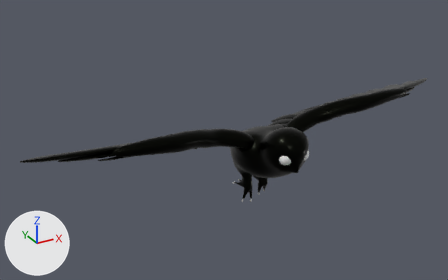
The FBX model Assets/Tudo_do_cenario/3D/Personagens e Inimigos/Rasga Mortalha/RasgaMortalha.fbx, before and after one commit.
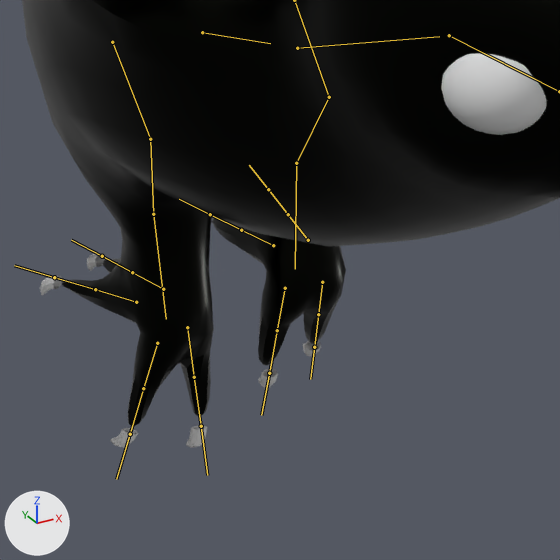
There are two pictures of each version: one whole from a 50 mm lens placed at (-1.63, -1.91, 4.87), pointed at (-0.15, 0.78, 3.52), one close up on the part from 51% to 65% of the width and 54% to 77% of the height. Lighting does not change. The marker at lower left points along +X, +Y and +Z. Both versions are drawn at frame 10 of the action 'Hit.001'; the numbers are the values there. The bones that bend it are drawn over the model as lines in the close-ups.

Names of what the first close-up shows: 'Retopo_Body.001'.
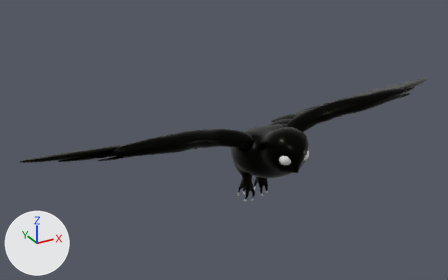
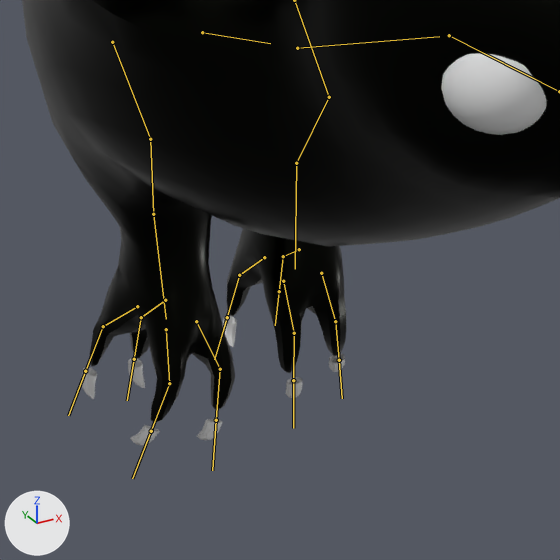
Where the change shows, as pixel boxes (x1, y1, x2, y2) in the close-ups (560 x 560 px):
'Retopo_Body.001', posed
    before: (22, 0, 560, 448)
    after: (22, 0, 560, 446)
bone 'Bone.010.L', root to tip
    before: (285, 288) to (277, 330)
    after: (283, 281) to (294, 333)
bone 'Bone.010.L.001', root to tip
    before: (277, 330) to (269, 373)
    after: (294, 333) to (293, 380)
bone 'Bone.011.L', root to tip
    before: (322, 282) to (318, 314)
    after: (321, 273) to (335, 321)
bone 'Bone.011.L.001', root to tip
    before: (318, 314) to (314, 347)
    after: (335, 321) to (339, 360)
bone 'Bone.012.L', root to tip
    before: (308, 240) to (288, 214)
    after: (299, 249) to (283, 256)
bone 'Bone.012.L.001', root to tip
    before: (288, 214) to (268, 189)
    after: (283, 256) to (279, 291)
bone 'Bone.013.L', root to tip
    before: (273, 245) to (241, 230)
    after: (264, 257) to (239, 275)
bone 'Bone.013.L.001', root to tip
    before: (241, 230) to (210, 214)
    after: (239, 275) to (227, 317)
bone 'Bone.010.R', root to tip
    before: (187, 327) to (194, 377)
    after: (196, 321) to (220, 369)
bone 'Bone.010.R.001', root to tip
    before: (194, 377) to (201, 426)
    after: (220, 369) to (216, 420)
bone 'Bone.011.R', root to tip
    before: (157, 343) to (143, 388)
    after: (166, 329) to (169, 383)
bone 'Bone.011.R.001', root to tip
    before: (143, 388) to (130, 434)
    after: (169, 383) to (151, 431)
bone 'Bone.012.R', root to tip
    before: (136, 302) to (95, 289)
    after: (137, 306) to (103, 326)
bone 'Bone.012.R.001', root to tip
    before: (95, 289) to (54, 277)
    after: (103, 326) to (85, 371)
bone 'Bone.013.R', root to tip
    before: (163, 289) to (132, 272)
    after: (165, 300) to (141, 317)
bone 'Bone.013.R.001', root to tip
    before: (132, 272) to (102, 256)
    after: (141, 317) to (134, 359)

The change in detail:
Bone 'Bone.010.L' (bone_bone_010_l) moves from (-0.01, 0.04, -0.05) to (0.0, 0.0, 0.0).
Bone 'Bone.010.L' (bone_bone_010_l) turns from (-87, 5, 10) to (-49, 3, 8) degrees about its own x, y and z.
Bone 'Bone.010.L.001' (bone_bone_010_l_001) turns from (0, 0, 0) to (-26, 1, 4) degrees about its own x, y and z.
Bone 'Bone.011.L' (bone_bone_011_l) moves from (-0.01, 0.04, -0.08) to (0.0, 0.0, 0.0).
Bone 'Bone.011.L' (bone_bone_011_l) turns from (-100, 18, -3) to (-61, 14, 3) degrees about its own x, y and z.
Bone 'Bone.011.L.001' (bone_bone_011_l_001) turns from (0, 0, 0) to (-25, 5, 3) degrees about its own x, y and z.
Bone 'Bone.012.L' (bone_bone_012_l) moves from (-0.13, -0.14, 0.12) to (0.0, 0.0, 0.0).
Bone 'Bone.012.L' (bone_bone_012_l) turns from (1, 4, 1) to (-19, -8, -29) degrees about its own x, y and z.
Bone 'Bone.012.L.001' (bone_bone_012_l_001) turns from (0, 0, 0) to (-18, -8, -29) degrees about its own x, y and z.
Bone 'Bone.013.L' (bone_bone_013_l) moves from (-0.16, -0.14, 0.1) to (0.0, 0.0, 0.0).
Bone 'Bone.013.L' (bone_bone_013_l) turns from (-4, 4, -6) to (-26, -1, -38) degrees about its own x, y and z.
Bone 'Bone.013.L.001' (bone_bone_013_l_001) turns from (0, 0, 0) to (-20, 1, -30) degrees about its own x, y and z.
Bone 'Bone.010.R' (bone_bone_010_r) moves from (-0.03, -0.12, -0.17) to (0.0, 0.0, 0.0).
Bone 'Bone.010.R' (bone_bone_010_r) turns from (-67, 4, -4) to (-29, -1, -5) degrees about its own x, y and z.
Bone 'Bone.010.R.001' (bone_bone_010_r_001) turns from (0, 0, 0) to (-42, -2, -7) degrees about its own x, y and z.
Bone 'Bone.011.R' (bone_bone_011_r) moves from (-0.01, -0.1, -0.23) to (0.0, 0.0, 0.0).
Bone 'Bone.011.R' (bone_bone_011_r) turns from (-87, -10, 5) to (-48, -11, -4) degrees about its own x, y and z.
Bone 'Bone.011.R.001' (bone_bone_011_r_001) turns from (0, 0, 0) to (-34, -7, -4) degrees about its own x, y and z.
Bone 'Bone.012.R' (bone_bone_012_r) moves from (0.03, 0.02, 0.02) to (0.0, 0.0, 0.0).
Bone 'Bone.012.R' (bone_bone_012_r) turns from (-4, -8, 10) to (-22, 12, 36) degrees about its own x, y and z.
Bone 'Bone.012.R.001' (bone_bone_012_r_001) turns from (0, 0, 0) to (-18, 8, 29) degrees about its own x, y and z.
Bone 'Bone.013.R' (bone_bone_013_r) moves from (0.07, 0.04, 0.06) to (0.0, 0.0, 0.0).
Bone 'Bone.013.R' (bone_bone_013_r) turns from (-2, -11, 7) to (-26, 1, 38) degrees about its own x, y and z.
Bone 'Bone.013.R.001' (bone_bone_013_r_001) turns from (0, 0, 0) to (-20, -1, 30) degrees about its own x, y and z.
